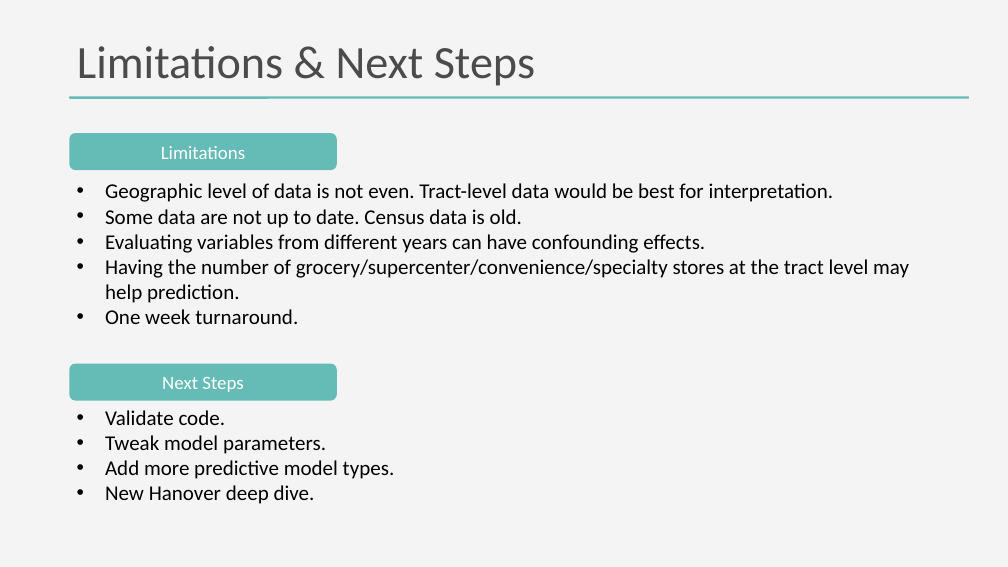
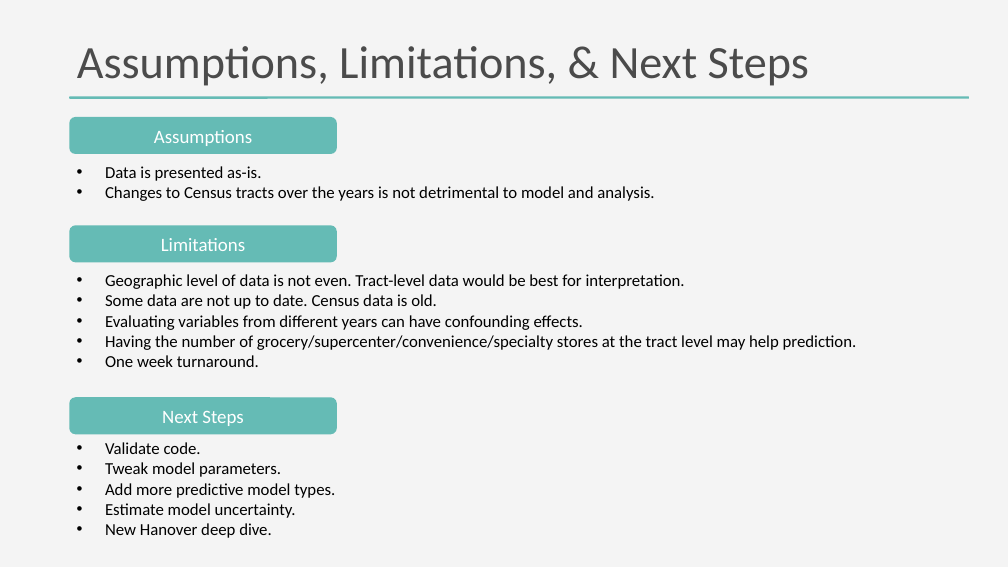
Before and after one commit to DanteHaywood/cfc_ds_screen, a slide deck: slide 17 of doc/2020_11_25_cfc_ds_technical_screen_haywood.pptx. Drawn at 1008x567 pixels with LibreOffice and Linux fonts; fonts in the diff are those of the drawing. Boxes give left, top, right and bottom in pixels: in the first picture for what was removed or moved away, otherwise in the second. Text is boxed around its words. In the diff, an @@ line names an element or a change of style, - is before the commit and + after.

Commit message:
Added assumptions and logistical model specs.

```diff
--- a/doc/2020_11_25_cfc_ds_technical_screen_haywood.pptx
+++ b/doc/2020_11_25_cfc_ds_technical_screen_haywood.pptx
@@ title at box(77, 46, 809, 86): text changed @@
-Limitations & Next Steps
+Assumptions, Limitations, & Next Steps
@@ rounded rectangle added at box(70, 117, 337, 154), fill #65BBB5, 18 pt, text #FFFFFF @@
+Assumptions
@@ text added at box(105, 166, 654, 201), 16 pt, text #000000 @@
+• Data is presented as-is.
+• Changes to Census tracts over the years is not detrimental to model and analysis.
@@ rounded rectangle "Limitations": place and size @@
-rounded rectangle "Limitations" at box(70, 133, 337, 170)
+rounded rectangle "Limitations" at box(70, 225, 337, 262)
@@ text "Geographic level of data is ...": place and size @@
-text "Geographic level of data is ..." at box(105, 183, 909, 324)
+text "Geographic level of data is ..." at box(105, 274, 857, 367)
@@ text "Geographic level of data is ..." at box(105, 274, 857, 367): size 20 to 16 pt @@
@@ rounded rectangle "Next Steps": place and size @@
-rounded rectangle "Next Steps" at box(70, 364, 337, 401)
+rounded rectangle "Next Steps" at box(70, 397, 337, 434)
@@ text "Validate code.": place and size @@
-text "Validate code." at box(105, 410, 395, 504)
+text "Validate code." at box(105, 442, 335, 538)
@@ text at box(105, 442, 335, 538): size 20 to 16 pt in "Validate code.", "Tweak model parameters.", "Add more predictive model types.", "New Hanover deep dive." @@
@@ text at box(105, 503, 296, 518): paragraph added @@
+• Estimate model uncertainty.
```
Also in this commit, not shown: 2 other slides changed, 1 other file.
